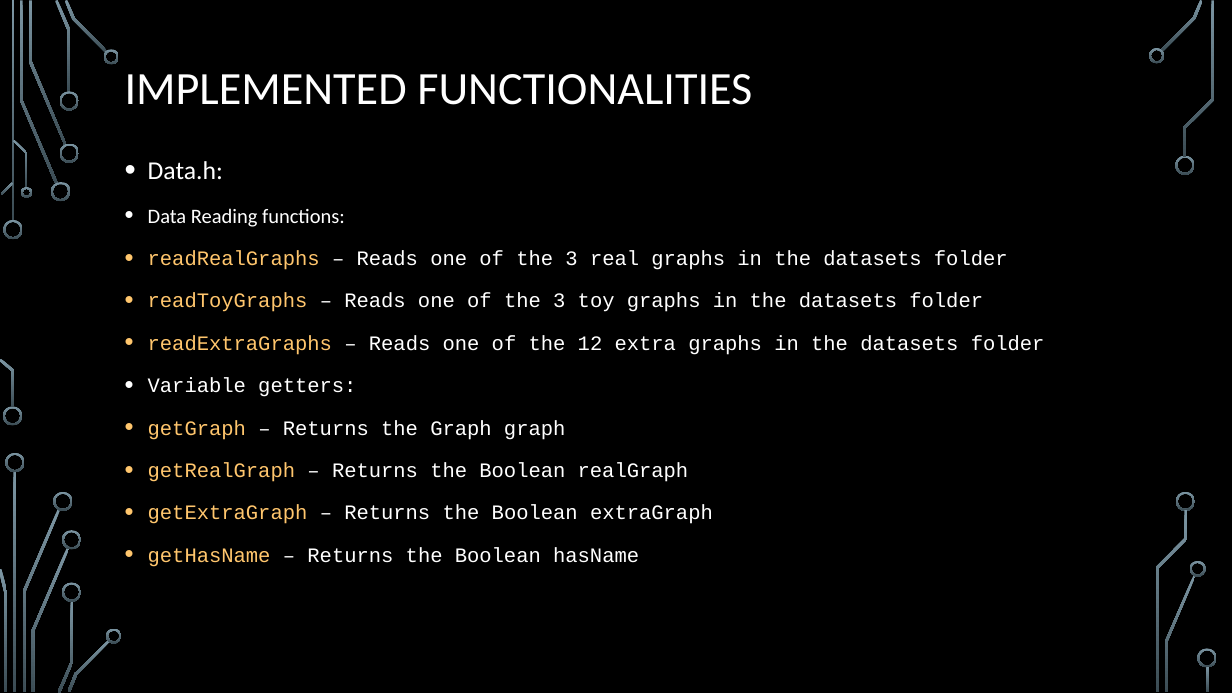
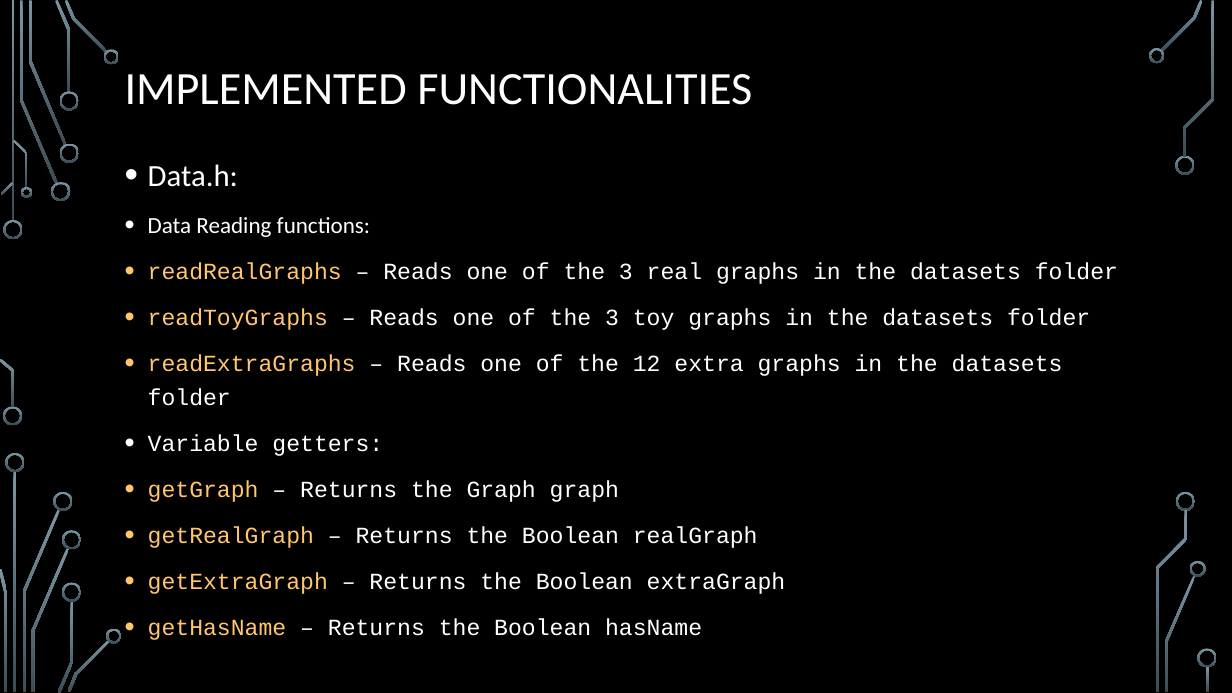
Before and after one commit to DiogoSant0s/DA2, a slide deck: slide 6 of DA2.pptx. Drawn at 1232x693 pixels with LibreOffice and Linux fonts; fonts in the diff are those of the drawing; background and template pictures are left out. Boxes give left, top, right and bottom in pixels: in the first picture for what was removed or moved away, otherwise in the second. Text is boxed around its words. In the diff, an @@ line names an element or a change of style, - is before the commit and + after.

```diff
--- a/DA2.pptx
+++ b/DA2.pptx
@@ text "Data.h:" at (148, 164, 1118, 640): size 20 to 24 pt in "Data.h:"; size 16 to 18 pt @@
```
Also in this commit, not shown: 4 other slides changed, 1 slide added, 3 other files.
